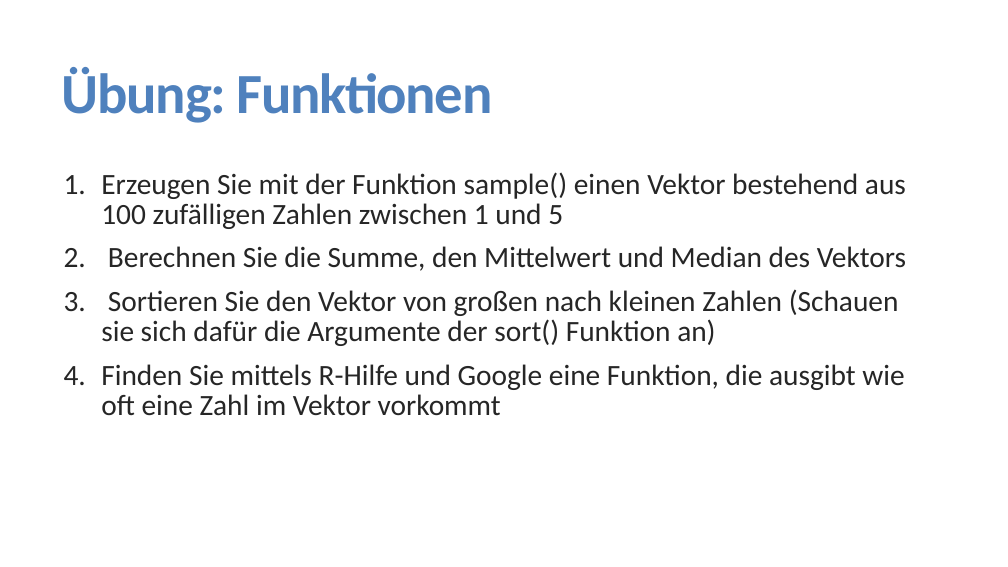
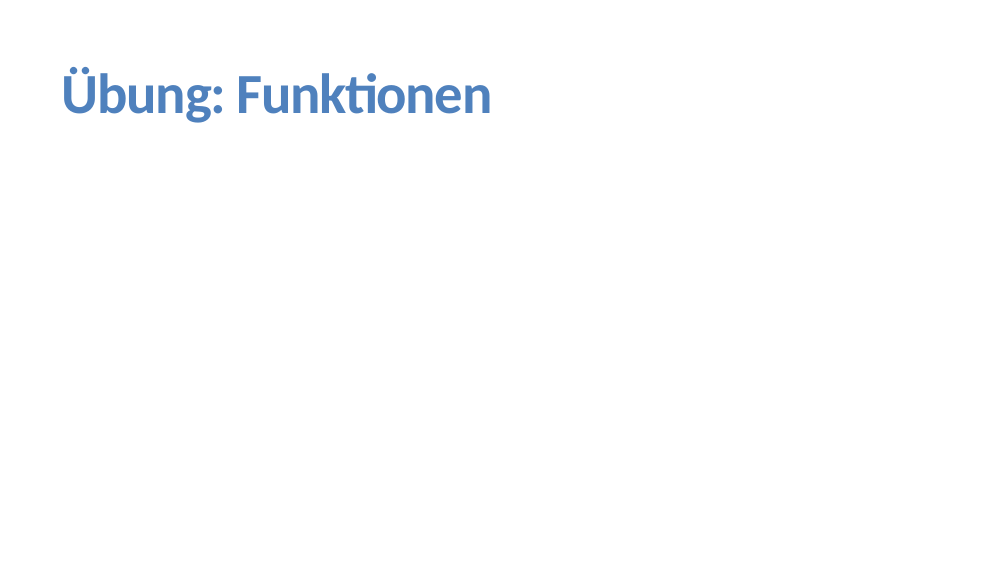
Before and after one commit to FlorianKeppeler/RKurs, a slide deck: slide 22 of Präsentationen/Einführung in R.pptx. Drawn at 1008x567 pixels with LibreOffice and Linux fonts; fonts in the diff are those of the drawing. Boxes give left, top, right and bottom in pixels: in the first picture for what was removed or moved away, otherwise in the second. Text is boxed around its words. In the diff, an @@ line names an element or a change of style, - is before the commit and + after.

Commit message:
Alle Übungen als eigene Dokumente aus der Powerpoint exportiert

```diff
--- a/Präsentationen/Einführung in R.pptx
+++ b/Präsentationen/Einführung in R.pptx
@@ text removed at (101, 172, 906, 415) @@
-1. Erzeugen Sie mit der Funktion sample() einen Vektor bestehend aus 100 zufälligen Zahlen zwischen 1 und 5
-2. Berechnen Sie die Summe, den Mittelwert und Median des Vektors
-3. Sortieren Sie den Vektor von großen nach kleinen Zahlen (Schauen sie sich dafür die Argumente der sort() Funktion an)
-4. Finden Sie mittels R-Hilfe und Google eine Funktion, die ausgibt wie oft eine Zahl im Vektor vorkommt
```
Also in this commit, not shown: 3 other slides changed, 8 slides added, 8 slides removed, 10 other files.
